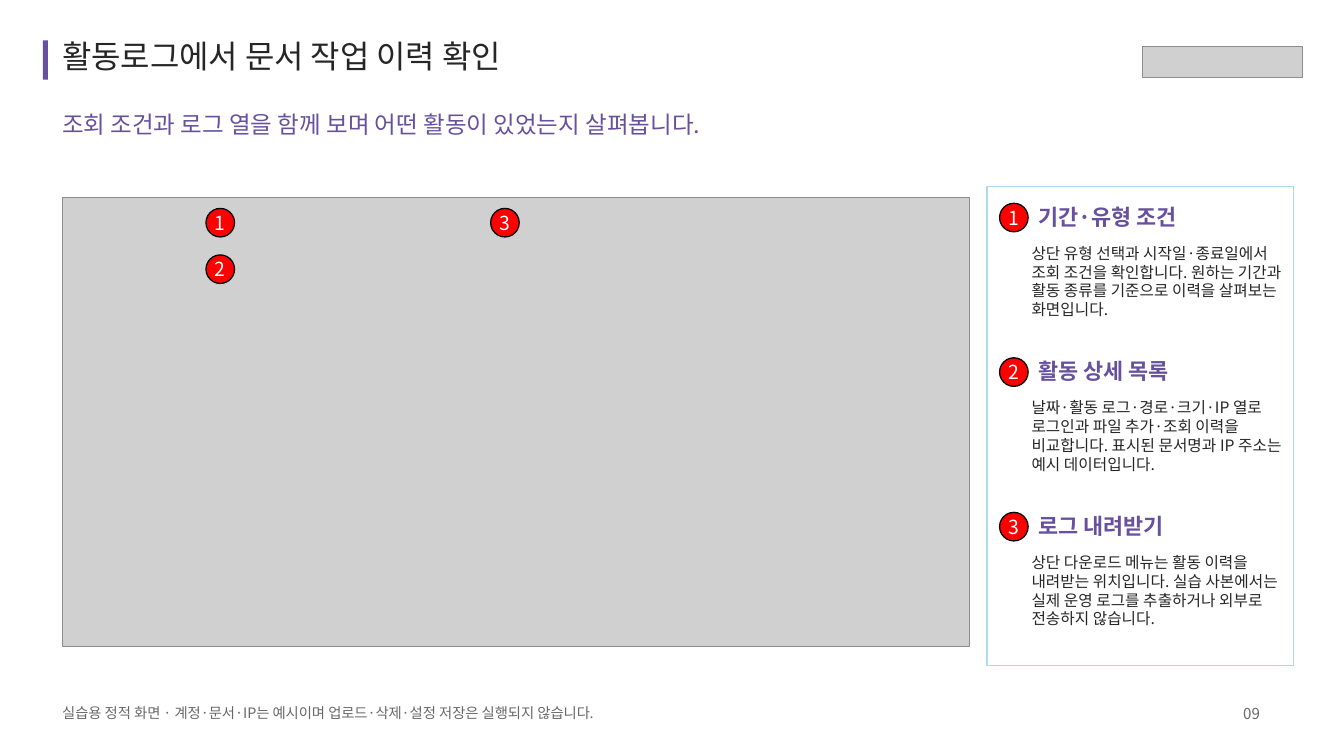
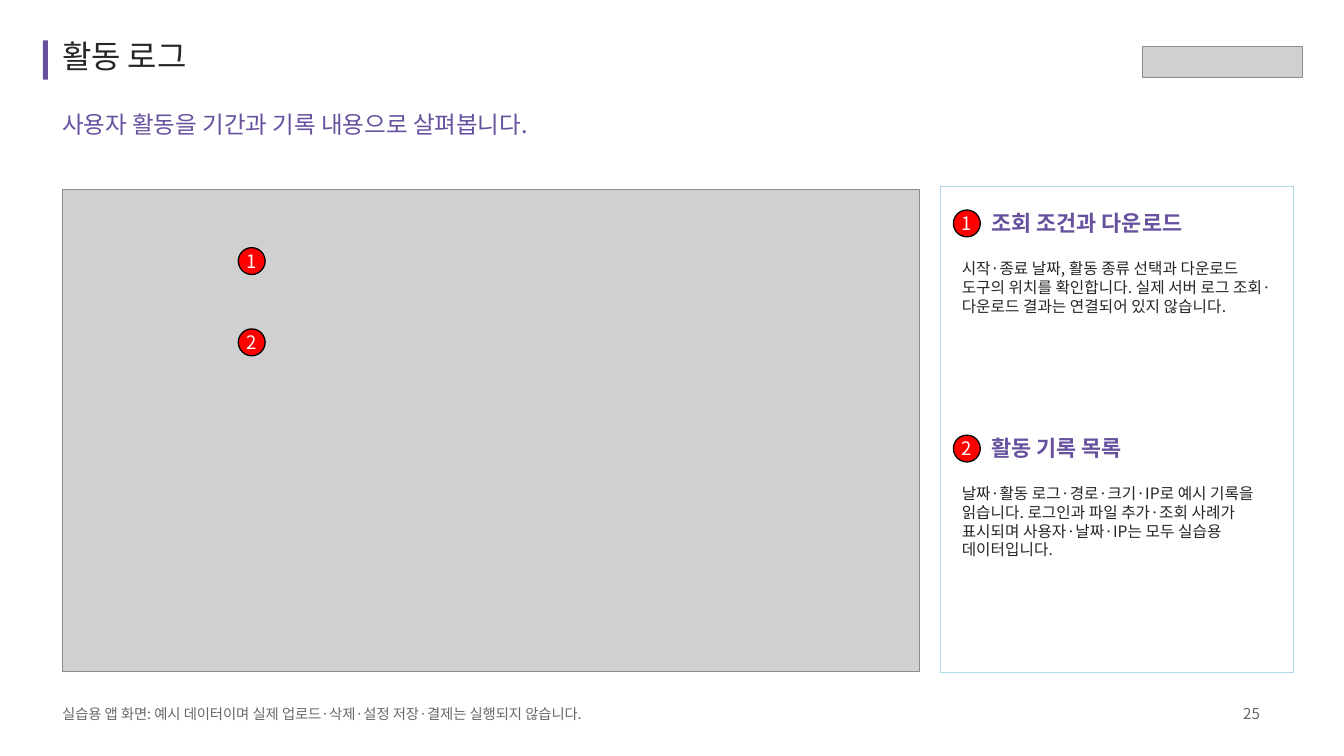
Before and after one commit to acmexii/cloudikehome, a slide deck: slide 25 of docs/cloudike-app-features.pptx (slide 9 before the commit). Drawn at 1344x756 pixels with LibreOffice and Linux fonts; fonts in the diff are those of the drawing; grey boxes stand for pictures. Boxes give left, top, right and bottom in pixels: in the first picture for what was removed or moved away, otherwise in the second. Text is boxed around its words. In the diff, an @@ line names an element or a change of style, - is before the commit and + after.

```diff
--- a/docs/cloudike-app-features.pptx
+++ b/docs/cloudike-app-features.pptx
@@ text at (x1=62, y1=41, x2=187, y2=71): text changed @@
-활동로그에서 문서 작업 이력 확인
+활동 로그
@@ text at (x1=62, y1=113, x2=528, y2=135): text changed @@
-조회 조건과 로그 열을 함께 보며 어떤 활동이 있었는지 살펴봅니다.
+사용자 활동을 기간과 기록 내용으로 살펴봅니다.
@@ picture resized from (x1=62, y1=198, x2=969, y2=647) to (x1=62, y1=189, x2=918, y2=672) @@
@@ ellipse removed at (x1=490, y1=208, x2=518, y2=236) @@
-3
@@ rectangle resized from (x1=987, y1=186, x2=1293, y2=665) to (x1=941, y1=186, x2=1294, y2=672) @@
@@ rectangle at (x1=941, y1=186, x2=1294, y2=672): outline #AED8EC 1.13 pt to #AED8EC 0.75 pt @@
@@ ellipse "1" moved from (x1=1000, y1=203, x2=1028, y2=231) to (x1=953, y1=210, x2=980, y2=236) @@
@@ text at (x1=991, y1=212, x2=1182, y2=233): text changed @@
-기간·유형 조건
+조회 조건과 다운로드
@@ ellipse "1" moved from (x1=206, y1=208, x2=234, y2=236) to (x1=238, y1=248, x2=264, y2=274) @@
@@ text added at (x1=962, y1=261, x2=1271, y2=314), 14 pt, text #262626 @@
+시작·종료 날짜, 활동 종류 선택과 다운로드 도구의 위치를 확인합니다. 실제 서버 로그 조회·다운로드 결과는 연결되어 있지 않습니다.
@@ text removed at (x1=1032, y1=246, x2=1281, y2=317) @@
-상단 유형 선택과 시작일·종료일에서 조회 조건을 확인합니다. 원하는 기간과 활동 종류를 기준으로 이력을 살펴보는 화면입니다.
@@ ellipse "2" moved from (x1=206, y1=255, x2=234, y2=283) to (x1=238, y1=329, x2=264, y2=356) @@
@@ size 17.2 to 16.5 pt in 4 elements at (x1=953, y1=210, x2=980, y2=236), (x1=238, y1=248, x2=264, y2=274), (x1=238, y1=329, x2=264, y2=356), (x1=953, y1=435, x2=980, y2=462) @@
@@ ellipse "2" moved from (x1=1000, y1=358, x2=1028, y2=386) to (x1=953, y1=435, x2=980, y2=462) @@
@@ text at (x1=991, y1=437, x2=1122, y2=458): text changed @@
-활동 상세 목록
+활동 기록 목록
@@ text at (x1=962, y1=486, x2=1253, y2=557): text changed @@
-날짜·활동 로그·경로·크기·IP 열로 로그인과 파일 추가·조회 이력을 비교합니다. 표시된 문서명과 IP 주소는 예시 데이터입니다.
+날짜·활동 로그·경로·크기·IP로 예시 기록을 읽습니다. 로그인과 파일 추가·조회 사례가 표시되며 사용자·날짜·IP는 모두 실습용 데이터입니다.
@@ ellipse removed at (x1=1000, y1=512, x2=1028, y2=540) @@
-3
@@ text removed at (x1=1038, y1=515, x2=1163, y2=536) @@
-로그 내려받기
@@ text removed at (x1=1032, y1=555, x2=1278, y2=626) @@
-상단 다운로드 메뉴는 활동 이력을 내려받는 위치입니다. 실습 사본에서는 실제 운영 로그를 추출하거나 외부로 전송하지 않습니다.
@@ text at (x1=62, y1=707, x2=581, y2=720): text changed @@
-실습용 정적 화면 · 계정·문서·IP는 예시이며 업로드·삭제·설정 저장은 실행되지 않습니다.
+실습용 앱 화면: 예시 데이터이며 실제 업로드·삭제·설정 저장·결제는 실행되지 않습니다.
@@ text at (x1=1243, y1=708, x2=1260, y2=719): text changed @@
-09
+25
```
Also in this commit, not shown: 10 other slides changed, 17 slides added, 1 slide removed, 2 other files.
